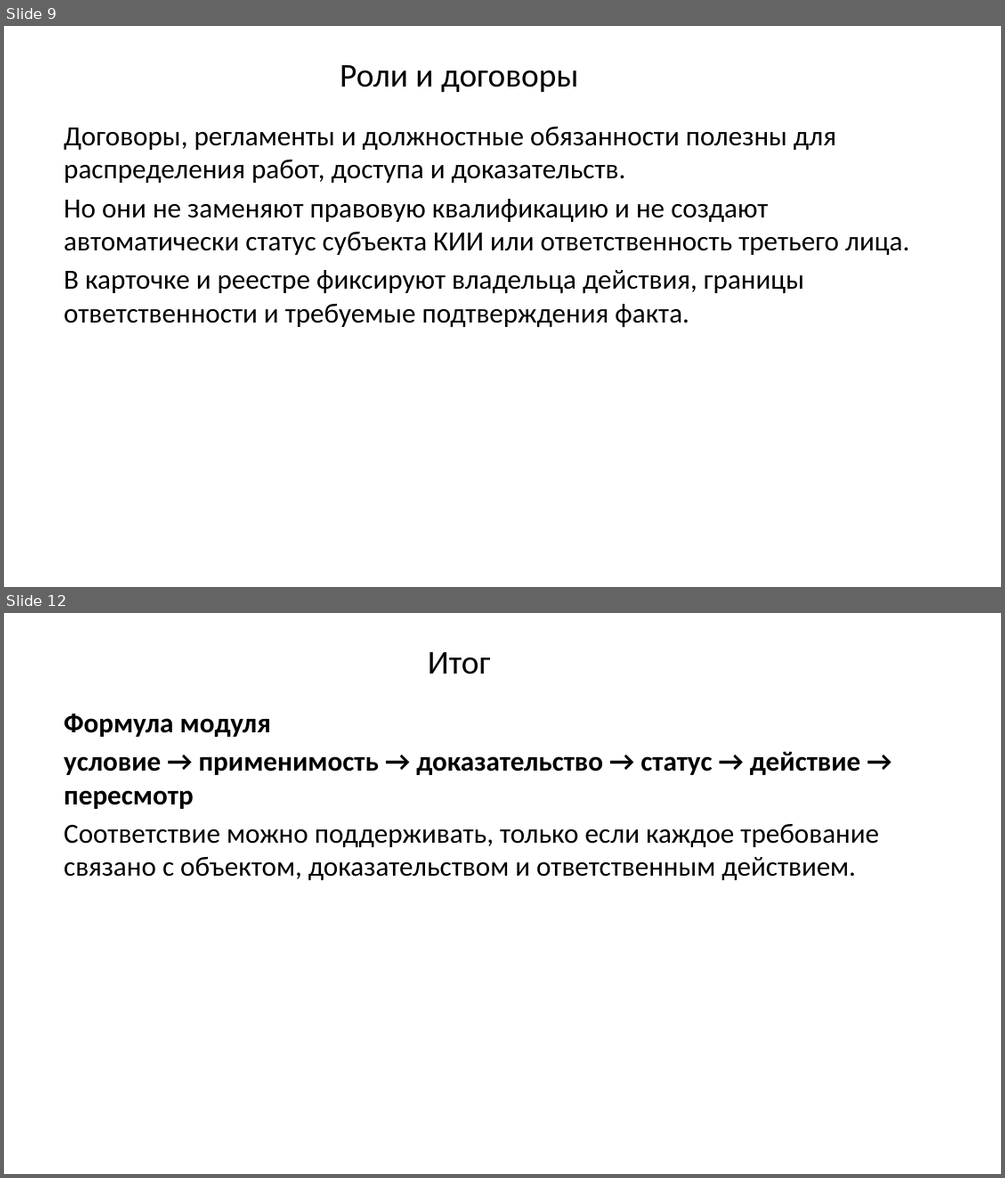
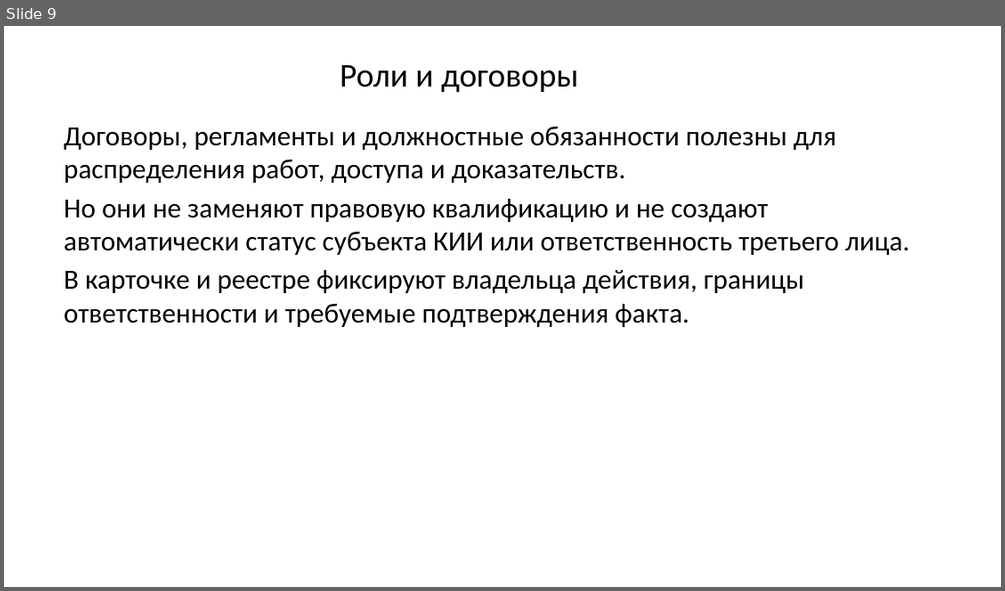
Before and after one commit to arasskazov/IFTIS-KII-2026, a slide deck: Lec_4/Lec_4_Модуль 4_1_Слайд-конспект.pptx. Shown one above the other, each under a label of ours: slides 9 and 12 before the commit, slide 9 after it; the slides between them are not shown. The pictures are 1005x1178 and 1005x591 pixels, drawn with LibreOffice and Linux fonts; fonts in the diff are those of the drawing; background and template pictures are left out. Boxes give left, top, right and bottom in pixels: in the first picture for what was removed or moved away, otherwise in the second. Text is boxed around its words. In the diff, an @@ line names an element or a change of style, - is before the commit and + after.

```diff
--- a/Lec_4/Lec_4_Модуль 4_1_Слайд-конспект.pptx
+++ b/Lec_4/Lec_4_Модуль 4_1_Слайд-конспект.pptx
@@ slide 12 removed at (x1=4, y1=613, x2=1001, y2=1174), background #FFFFFF @@
@@ title removed at (x1=428, y1=652, x2=491, y2=674) @@
-Итог
@@ text removed at (x1=64, y1=714, x2=879, y2=880) @@
-Формула модуля
-условие → применимость → доказательство → статус → действие → пересмотр
-Соответствие можно поддерживать, только если каждое требование связано с объектом, доказательством и ответственным действием.
```
Also in this commit, not shown: 9 slides changed, 1 slide added, 1 other slide removed.
